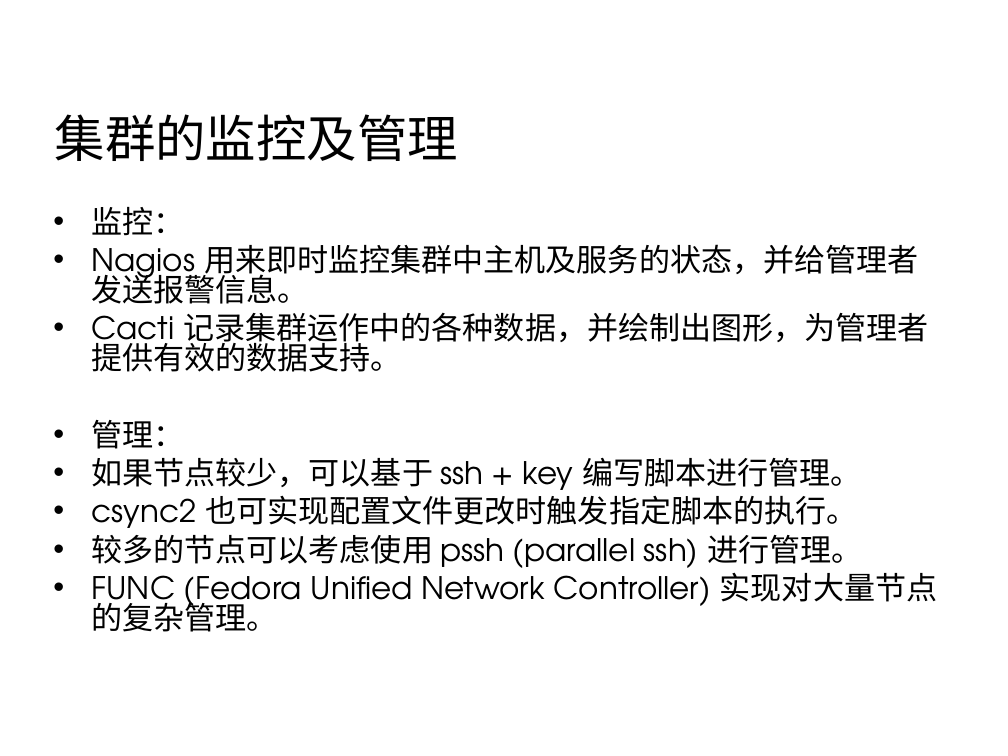
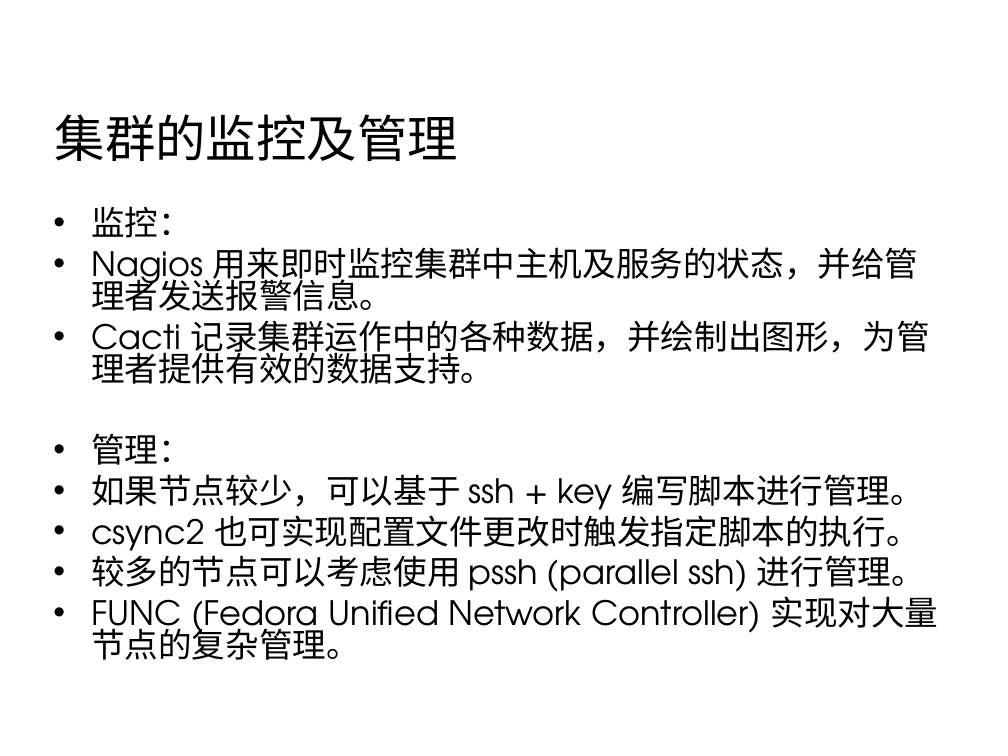
Before and after one commit to 7KjN3mHq/bluedata, a slide deck: slide 37 of system/01总览/架构/网站集群架构.ppt. Drawn at 1008x756 pixels with LibreOffice and Linux fonts; fonts in the diff are those of the drawing; background and template pictures are left out. Boxes give left, top, right and bottom in pixels: in the first picture for what was removed or moved away, otherwise in the second. Text is boxed around its words. In the diff, an @@ line names an element or a change of style, - is before the commit and + after.

```diff
--- a/system/01总览/架构/网站集群架构.ppt
+++ b/system/01总览/架构/网站集群架构.ppt
@@ text "监控：" at bbox=[91, 206, 939, 660]: size 22.2 to 24 pt; indent changed @@
```
Also in this commit, not shown: 27 other slides changed, 1 other file.
